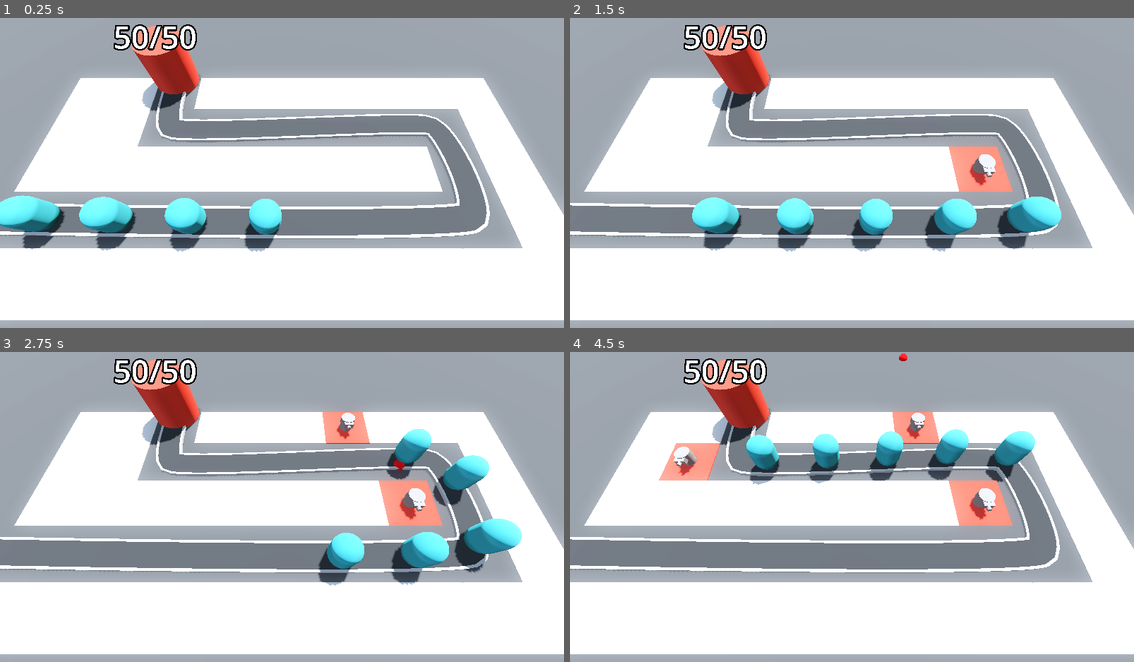
Above: before the commit, frames 1-4 (two rows, left to right).
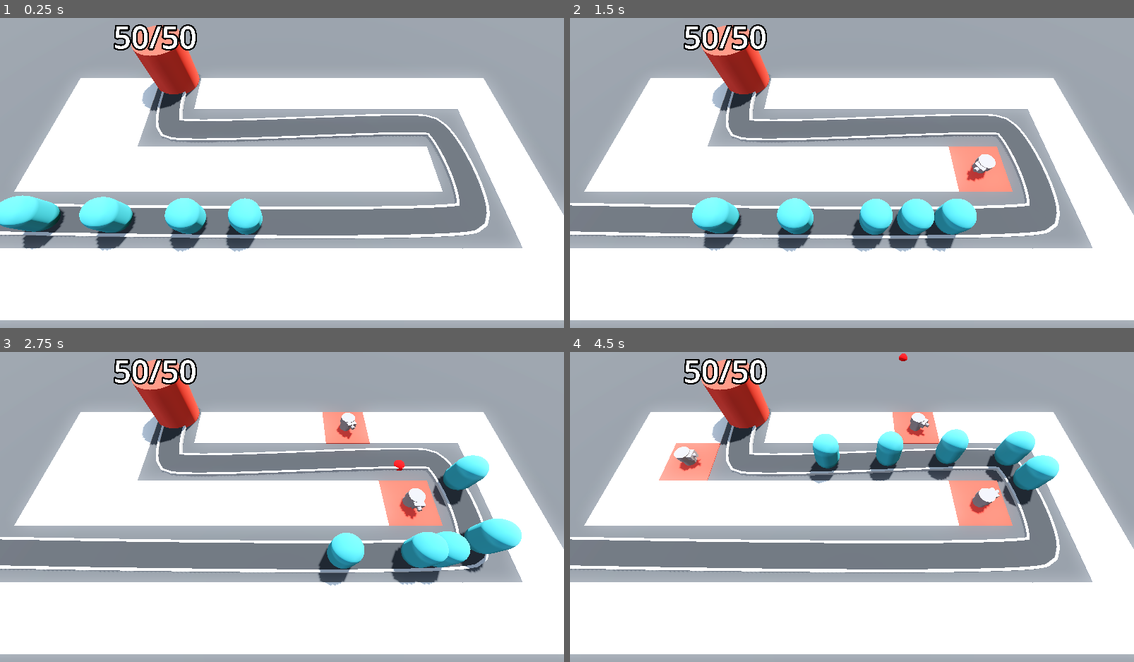
Above: after the commit, the same moments.

Repository: cpurdy-cs/Barbarian-Blaster-Class
Game: Godot game, scene res://base_level.tscn
Same seed, same stepped clock (60 frames per second), same inputs: the game is played once before the commit and once after it.
Inputs (mouse positions are in pixels of both pictures, inside the frame that each line leads up to):
- Up to frame 1 (0.25 s): no input
- Up to frame 2 (1.5 s): move the mouse to (976, 160) at 0.52 s; click (976, 160) at 0.6 s; move the mouse to (739, 191) at 1.27 s; click (739, 191) at 1.35 s
- Up to frame 3 (2.75 s): move the mouse to (338, 441) at 2.02 s; click (338, 441) at 2.1 s
- Up to frame 4 (4.5 s): move the mouse to (823, 575) at 2.77 s; click (823, 575) at 2.85 s; move the mouse to (1021, 556) at 3.52 s; click (1021, 556) at 3.6 s; move the mouse to (682, 463) at 4.27 s; click (682, 463) at 4.35 s

The runs differ from the first frame. In frame 1, 1.2% of the frame differs, in the area x 40-50%, y 58-76%; in frame 2, 2.3%, in the area x 56-88%, y 44-76%; in frame 3, 1.4%; in frame 4, 1.9%.

Commit message:
rotate turret wip

Diff:
--- a/Turret/turret.gd
+++ b/Turret/turret.gd
@@ -1,7 +1,12 @@
 extends Node3D
 
 var projectile = preload("res://Turret/projectile.tscn")
+var enemy_path : Path3D
 
+# turn and look at an enemy
+func _physics_process(delta: float) -> void:
+	var enemy = enemy_path.get_children().back()
+	look_at(enemy.global_position, Vector3.UP, true)
 
 func _on_timer_timeout() -> void:
 	var new_proj = projectile.instantiate()
--- a/base_level.tscn
+++ b/base_level.tscn
@@ -130,11 +130,13 @@
 [node name="Enemy5" parent="Path3D" instance=ExtResource("2_5vx1e")]
 transform = Transform3D(-0.008287638, 0.0016261147, -0.99994767, -2.3224067e-05, 0.9999972, 0.0016263383, 0.9999492, 3.6702517e-05, -0.008287586, -3.531115, -0.032852132, 6.274878)
 progress = 20.0
+speed = 5.0
 
 [node name="Base" parent="." instance=ExtResource("3_eesb3")]
 transform = Transform3D(1, 0, 0, 0, 1, 0, 0, 0, 1, -10.17345, 0, -7.665709)
 max_health = 50
 
-[node name="TurretManager" type="Node3D" parent="."]
+[node name="TurretManager" type="Node3D" parent="." node_paths=PackedStringArray("enemy_path")]
 script = ExtResource("5_ftfrf")
 turret = ExtResource("6_u2wky")
+enemy_path = NodePath("../Path3D")
--- a/turret_manager.gd
+++ b/turret_manager.gd
@@ -2,8 +2,11 @@
 class_name TurretManager
 
 @export var turret : PackedScene
+@export var enemy_path : Path3D
+
 
 func build_turret(position:Vector3) -> void:
 	var new_turret = turret.instantiate()
 	add_child(new_turret)
 	new_turret.global_position = position
+	new_turret.enemy_path = enemy_path
